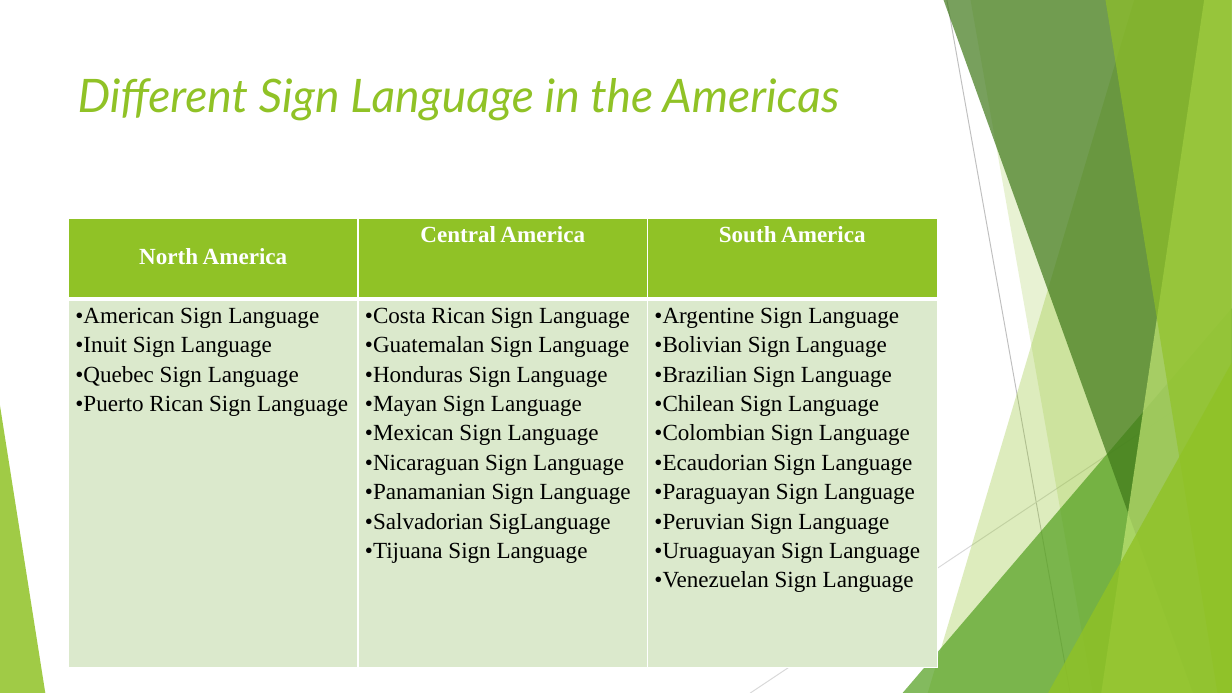
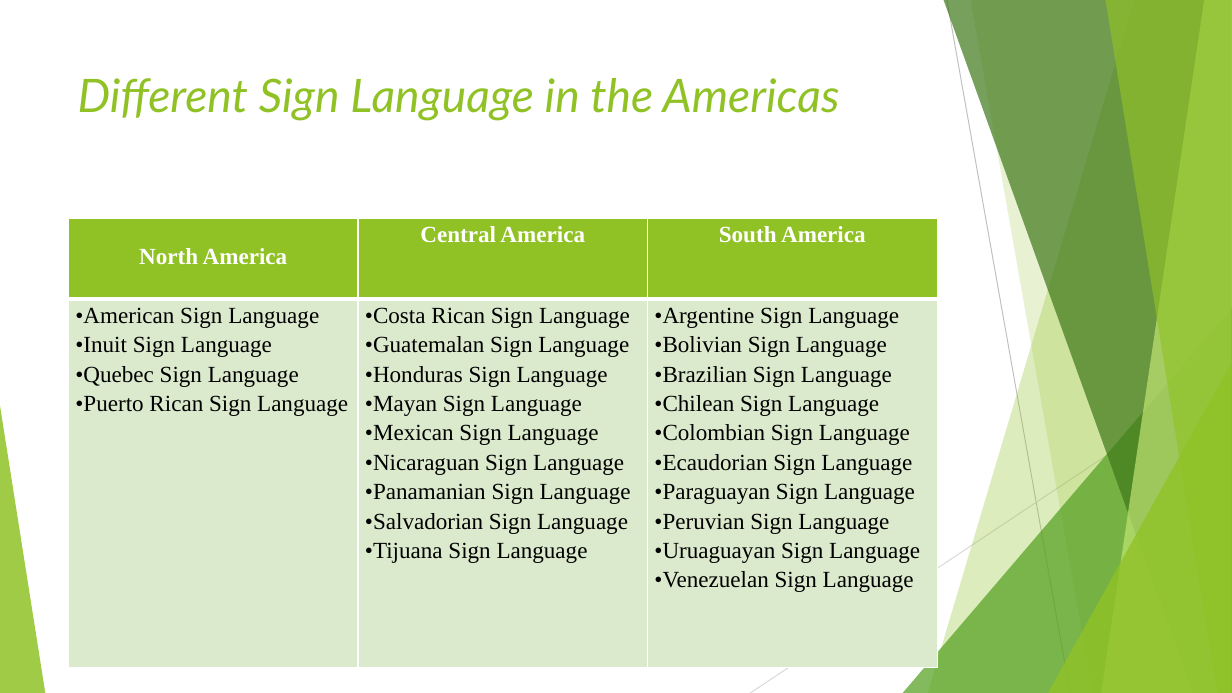
Before and after one commit to sandipgoswami/Mythesis, a slide deck: slide 4 of Sign language/Thesis PPT 0362577.pptx. Drawn at 1232x693 pixels with LibreOffice and Linux fonts; fonts in the diff are those of the drawing. Boxes give left, top, right and bottom in pixels: in the first picture for what was removed or moved away, otherwise in the second. Text is boxed around its words. In the diff, an @@ line names an element or a change of style, - is before the commit and + after.

```diff
--- a/Sign language/Thesis PPT 0362577.pptx
+++ b/Sign language/Thesis PPT 0362577.pptx
@@ table at box(68, 218, 936, 667) @@
-row 2, column 2: •Costa Rican Sign Language / •Guatemalan Sign Language / •Honduras Sign Language / •Mayan Sign Language / •Mexican Sign Language / •Nicaraguan Sign Language / •Panamanian Sign Language / •Salvadorian SigLanguage / •Tijuana Sign Language
+row 2, column 2: •Costa Rican Sign Language / •Guatemalan Sign Language / •Honduras Sign Language / •Mayan Sign Language / •Mexican Sign Language / •Nicaraguan Sign Language / •Panamanian Sign Language / •Salvadorian Sign Language / •Tijuana Sign Language
```
Also in this commit, not shown: 2 other slides changed, 9 other files.
